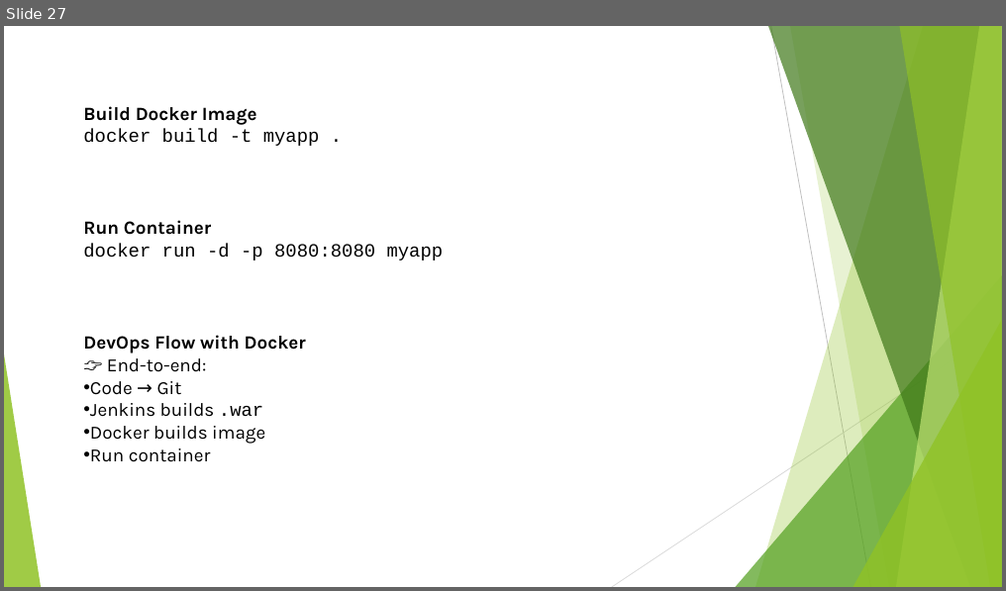
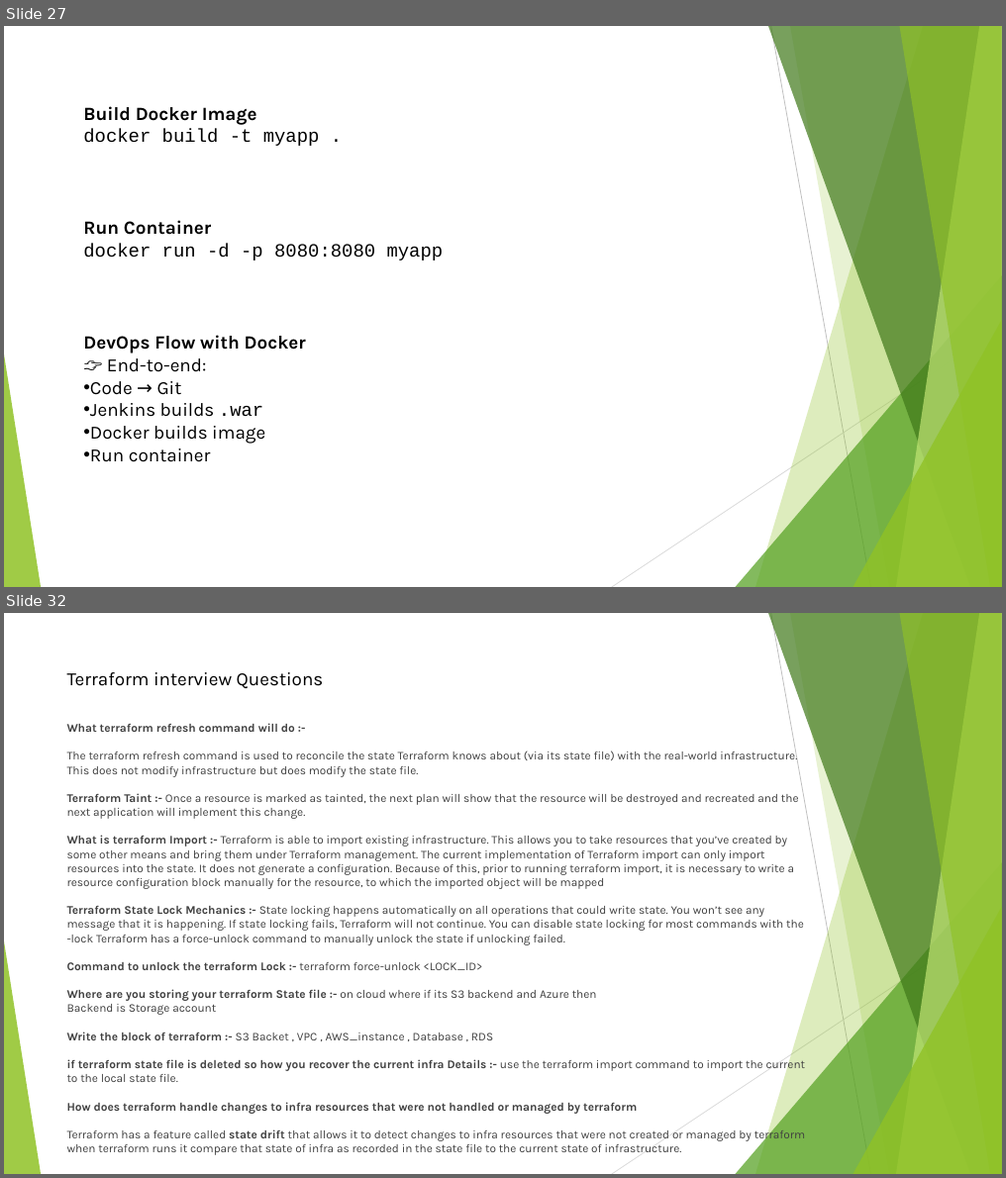
Before and after one commit to Mephist0phele/DevOps-Prep, a slide deck: DevOps PPT.pptx. Shown one above the other, each under a label of ours: slide 27 before the commit, slides 27 and 32 after it; the slides between them are not shown. The pictures are 1006x591 and 1006x1178 pixels, drawn with LibreOffice and Linux fonts; fonts in the diff are those of the drawing. Boxes give left, top, right and bottom in pixels: in the first picture for what was removed or moved away, otherwise in the second. Text is boxed around its words. In the diff, an @@ line names an element or a change of style, - is before the commit and + after.

```diff
--- a/DevOps PPT.pptx
+++ b/DevOps PPT.pptx
@@ slide 32 added at bbox=[4, 613, 1002, 1174], background #FFFFFF; not listed: 10 template elements that a slide beside it also shows @@
@@ title added at bbox=[67, 672, 324, 688], 18 pt, text #000000 @@
+Terraform interview Questions
@@ text added at bbox=[67, 723, 806, 1156], 11.2 pt, text #404040 @@
+What terraform refresh command will do :-
+The terraform refresh command is used to reconcile the state Terraform knows about (via its state file) with the real-world infrastructure. This does not modify infrastructure but does modify the state file.
+Terraform Taint :- Once a resource is marked as tainted, the next plan will show that the resource will be destroyed and recreated and the next application will implement this change.
+What is terraform Import :- Terraform is able to import existing infrastructure. This allows you to take resources that you’ve created by some other means and bring them under Terraform management. The current implementation of Terraform import can only import resources into the state. It does not generate a configuration. Because of this, prior to running terraform import, it is necessary to write a resource configuration block manually for the resource, to which the imported object will be mapped
+Terraform State Lock Mechanics :- State locking happens automatically on all operations that could write state. You won’t see any message that it is happening. If state locking fails, Terraform will not continue. You can disable state locking for most commands with the -lock Terraform has a force-unlock command to manually unlock the state if unlocking failed.
+Command to unlock the terraform Lock :- terraform force-unlock <LOCK_ID>
+Where are you storing your terraform State file :- on cloud where if its S3 backend and Azure then
+Backend is Storage account
+Write the block of terraform :- S3 Backet , VPC , AWS_instance , Database , RDS
+if terraform state file is deleted so how you recover the current infra Details :- use the terraform import command to import the current to the local state file.
+How does terraform handle changes to infra resources that were not handled or managed by terraform
+Terraform has a feature called state drift that allows it to detect changes to infra resources that were not created or managed by terraform
+when terraform runs it compare that state of infra as recorded in the state file to the current state of infrastructure.
```
Also in this commit, not shown: 1 slide changed, 6 other slides added.
